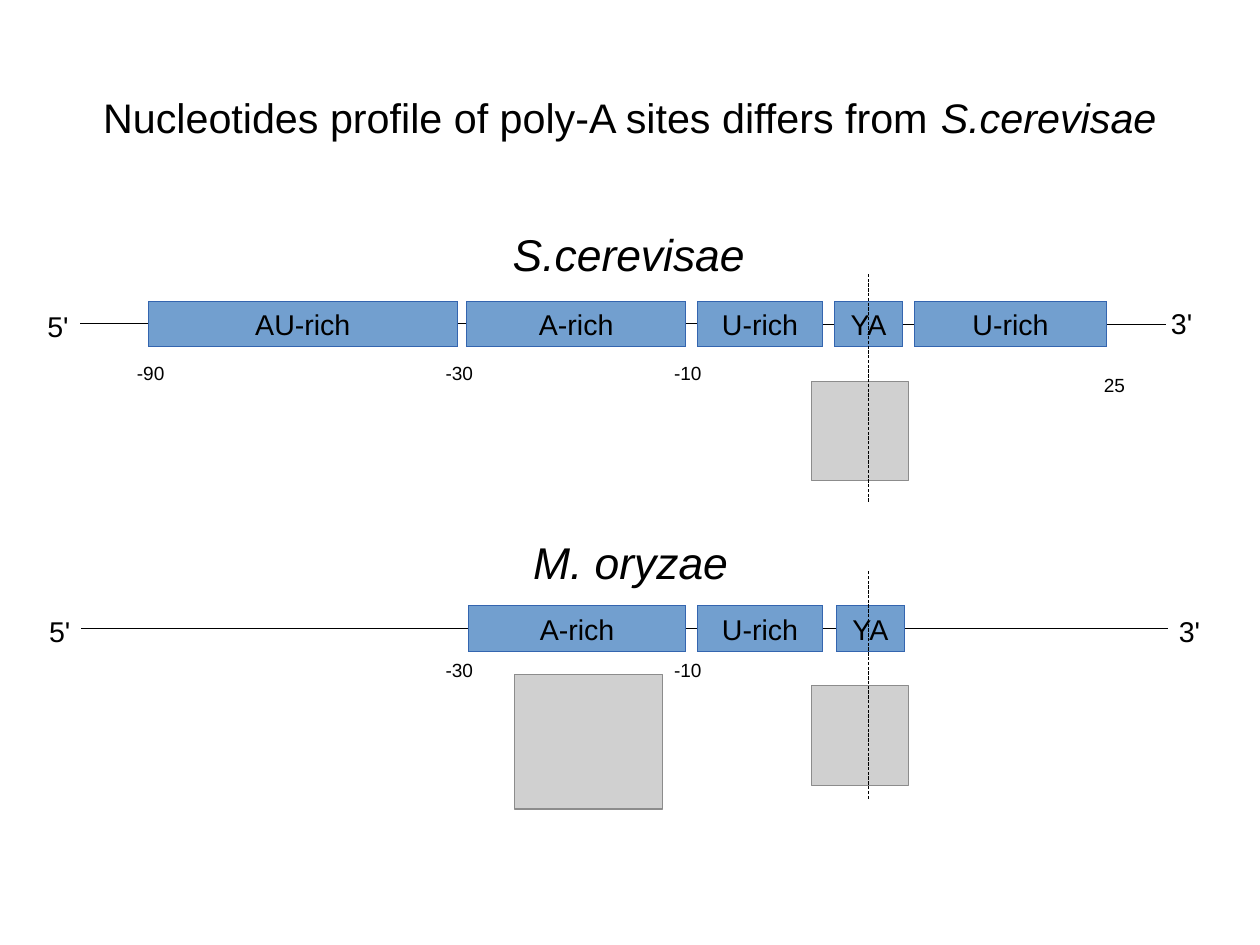
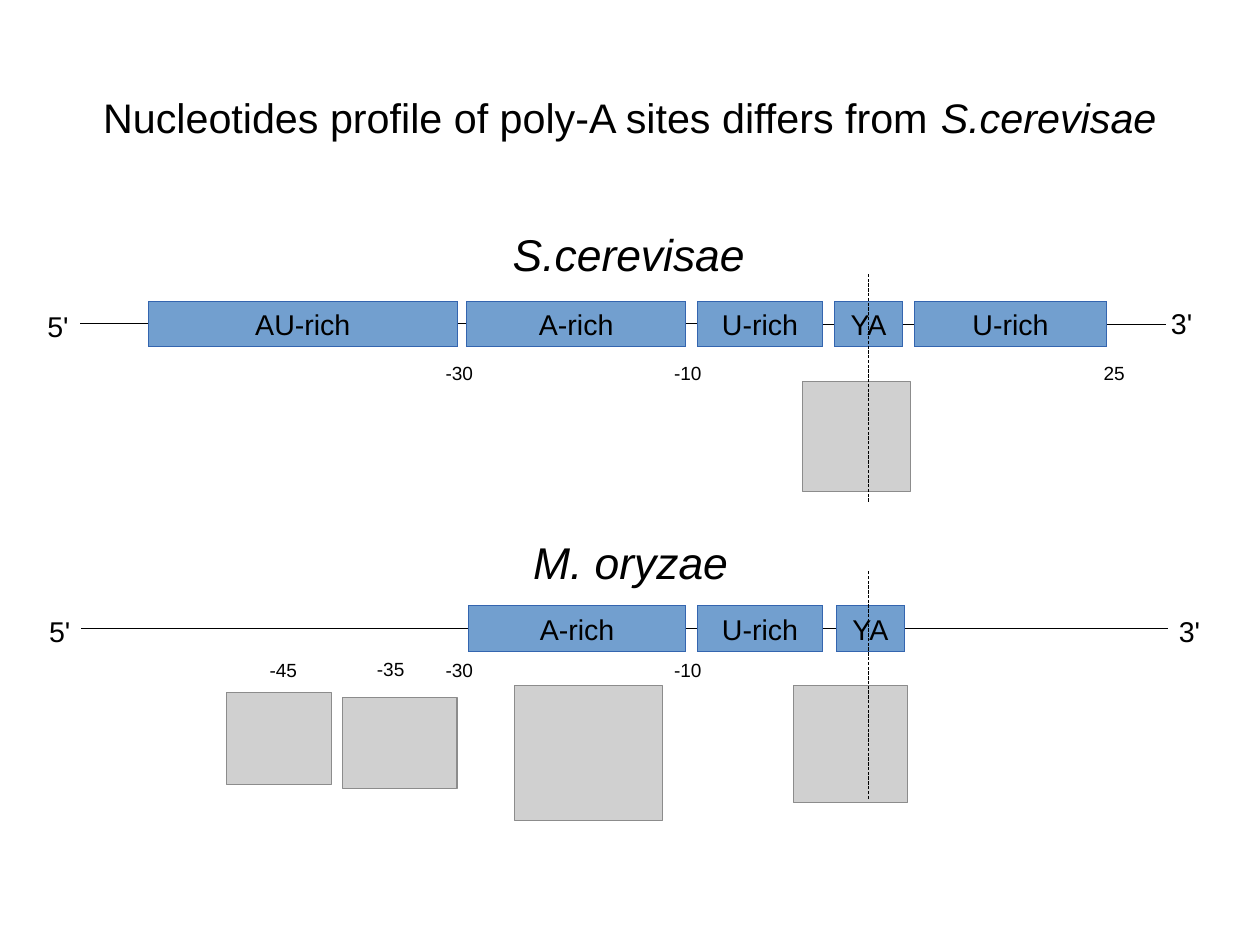
Before and after one commit to wilkinsonlab/m-oryzae-polya, a slide deck: slide 30 of oryzae_data.odp (slide 29 before the commit). Drawn at 1260x945 pixels with LibreOffice and Linux fonts; fonts in the diff are those of the drawing; grey boxes stand for pictures. Boxes give left, top, right and bottom in pixels: in the first picture for what was removed or moved away, otherwise in the second. Text is boxed around its words. In the diff, an @@ line names an element or a change of style, - is before the commit and + after.

```diff
--- a/oryzae_data.odp
+++ b/oryzae_data.odp
@@ text "25": place and size @@
-text "25" at box(1104, 378, 1125, 393)
+text "25" at box(1104, 366, 1125, 381)
@@ text removed at box(137, 366, 164, 380) @@
--90
@@ picture: place and size @@
-picture at box(812, 381, 909, 480)
+picture at box(803, 381, 910, 492)
@@ text added at box(270, 664, 297, 678), 12 pt, text #000000 @@
+-45
@@ text added at box(377, 662, 404, 676), 12 pt, text #000000 @@
+-35
@@ picture: place and size @@
-picture at box(515, 675, 663, 810)
+picture at box(515, 686, 663, 821)
@@ picture: place and size @@
-picture at box(812, 686, 909, 785)
+picture at box(794, 686, 908, 803)
@@ picture added at box(226, 693, 332, 784) @@
@@ picture added at box(343, 697, 457, 789) @@
```
Also in this commit, not shown: 10 other slides changed, 6 slides added, 1 slide removed, 3 other files.
